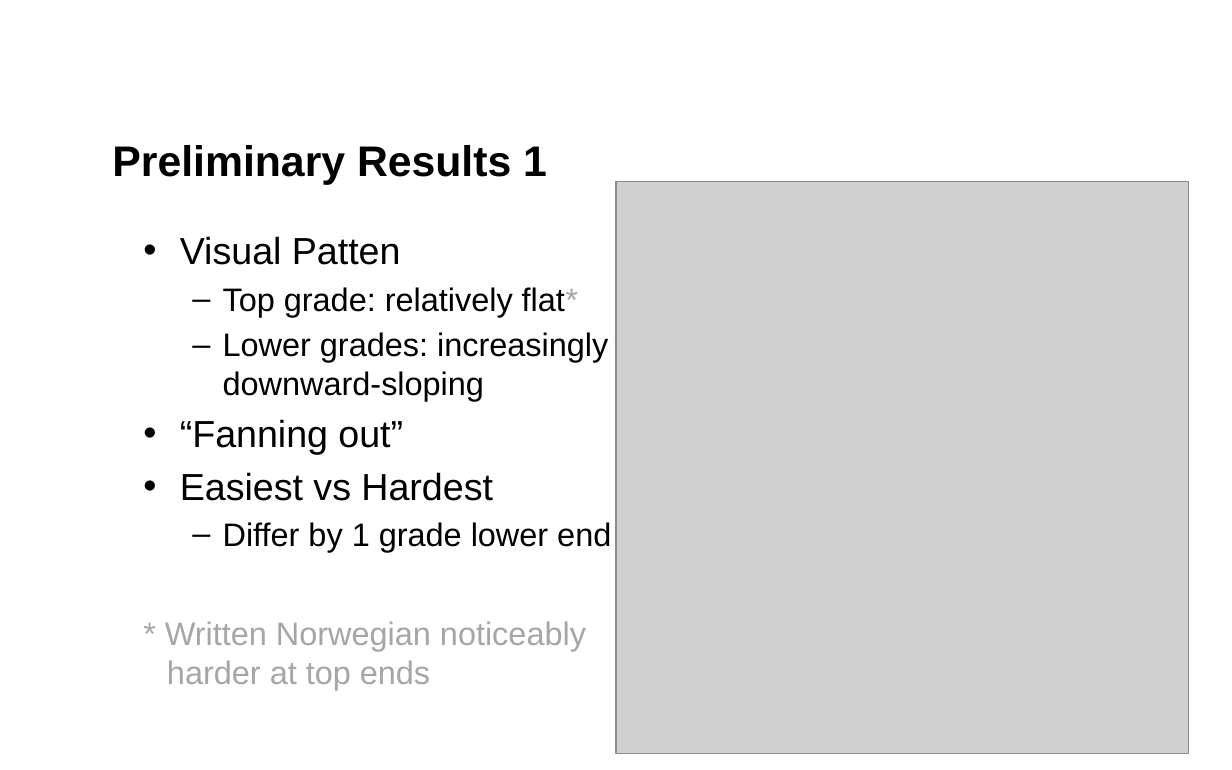
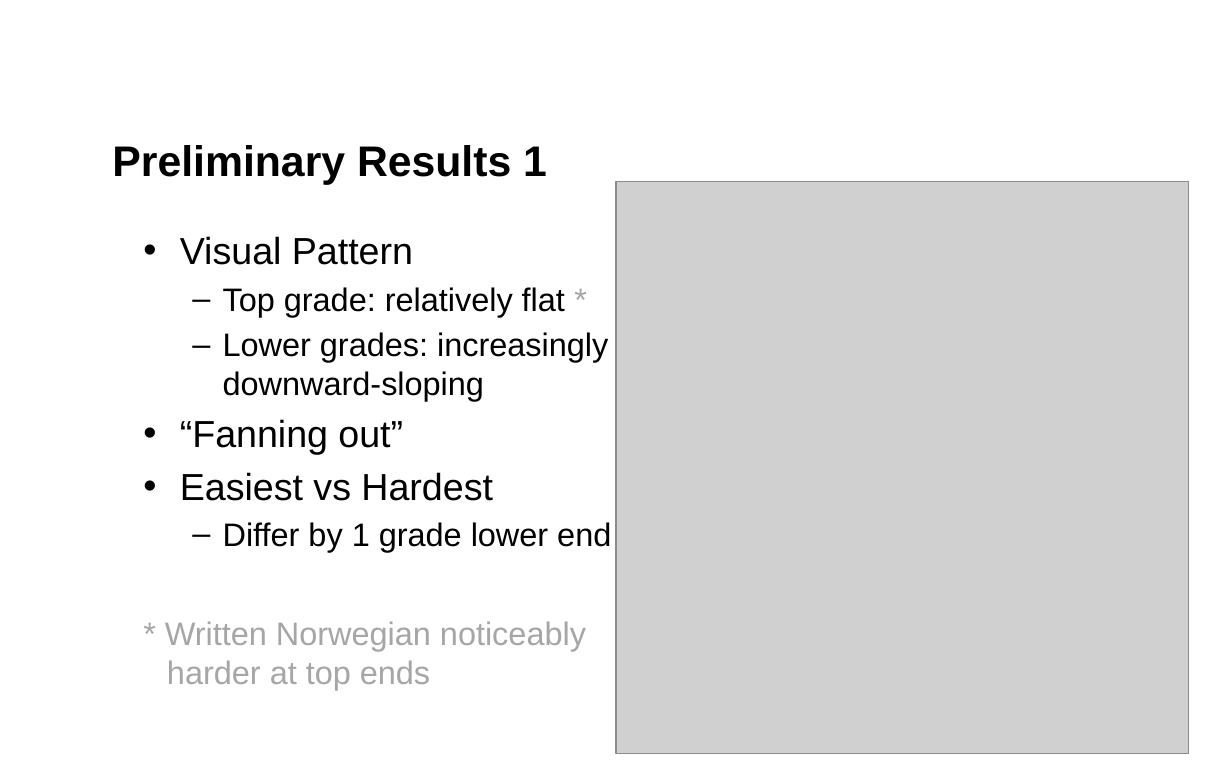
Before and after one commit to tonyctan/CEMO-PhD, a slide deck: slide 5 of Teaching/NERA_2022/Tony.pptx. Drawn at 1232x770 pixels with LibreOffice and Linux fonts; fonts in the diff are those of the drawing; grey boxes stand for pictures; background and template pictures are left out. Boxes give left, top, right and bottom in pixels: in the first picture for what was removed or moved away, otherwise in the second. Text is boxed around its words. In the diff, an @@ line names an element or a change of style, - is before the commit and + after.

```diff
--- a/Teaching/NERA_2022/Tony.pptx
+++ b/Teaching/NERA_2022/Tony.pptx
@@ text at box(180, 236, 565, 317): text changed @@
-• Visual Patten
-  – Top grade: relatively flat*
+• Visual Pattern
+  – Top grade: relatively flat *
```
Also in this commit, not shown: 2 other slides changed, 11 other files.
